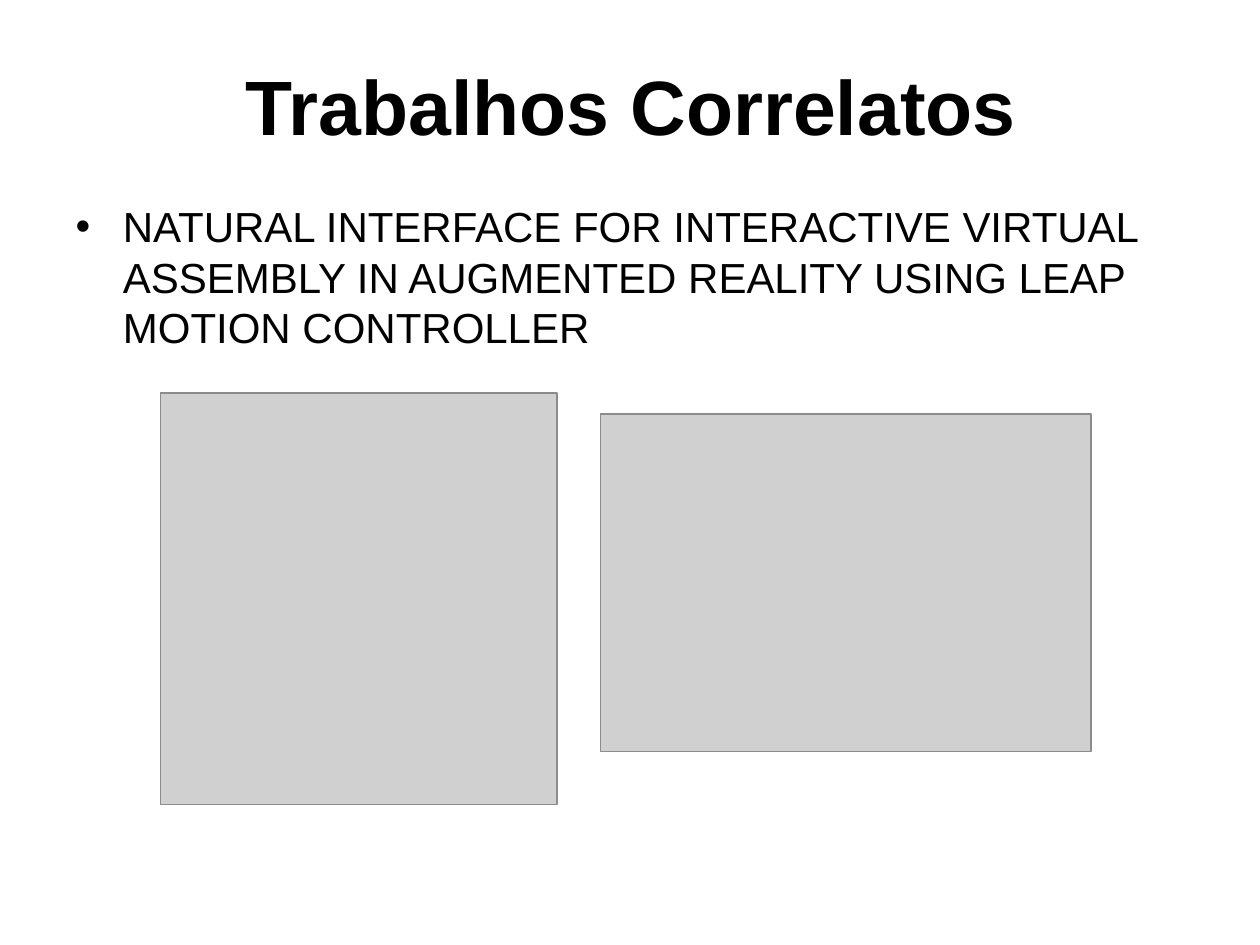
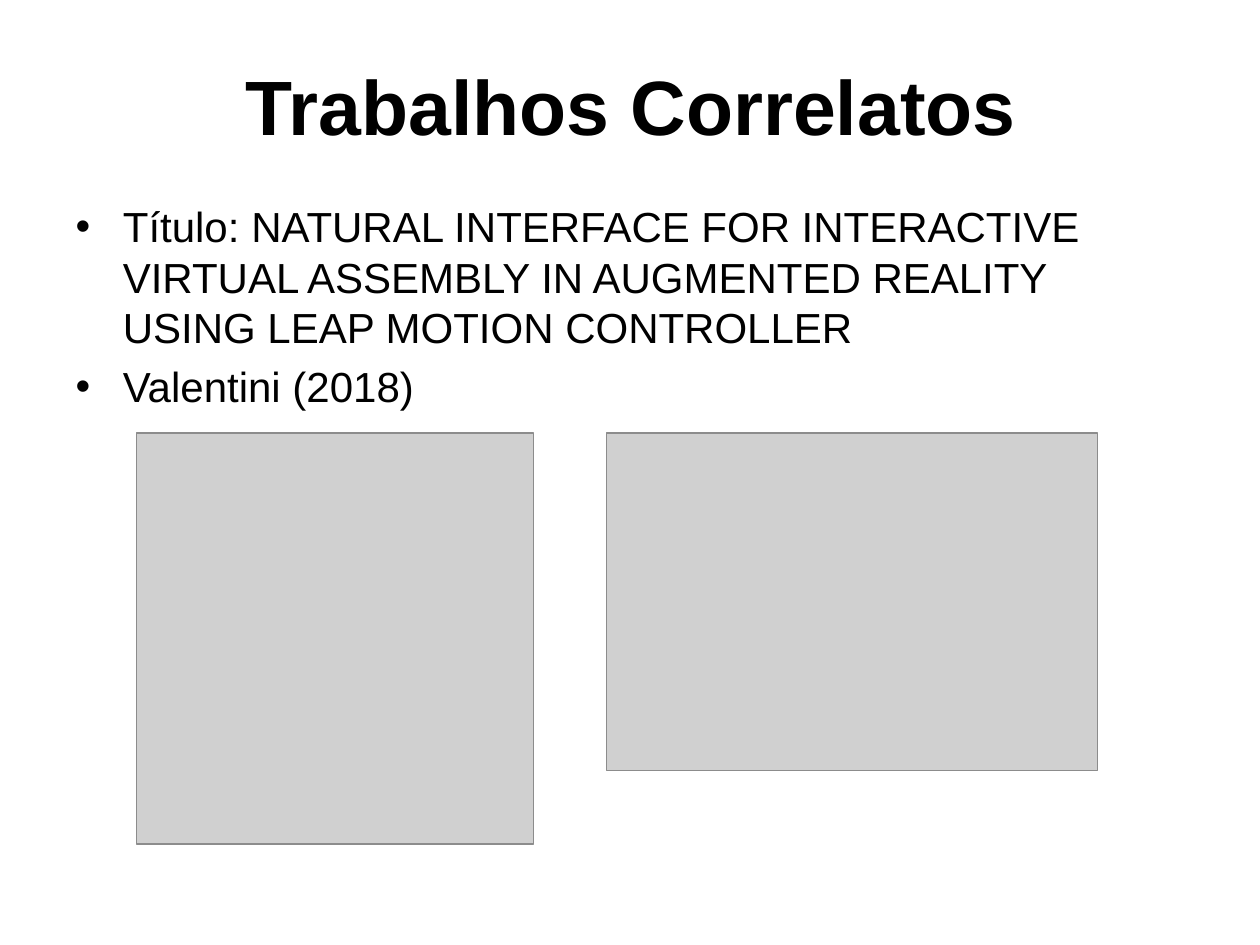
Before and after one commit to gcgfurb/tcc_JulioVicenteBrych, a slide deck: slide 9 of _julio/ApresentaçãoTCC-Julio_Vicente_Brych.pptx. Drawn at 1260x945 pixels with LibreOffice and Linux fonts; fonts in the diff are those of the drawing; grey boxes stand for pictures; background and template pictures are left out. Boxes give left, top, right and bottom in pixels: in the first picture for what was removed or moved away, otherwise in the second. Text is boxed around its words. In the diff, an @@ line names an element or a change of style, - is before the commit and + after.

```diff
--- a/_julio/ApresentaçãoTCC-Julio_Vicente_Brych.pptx
+++ b/_julio/ApresentaçãoTCC-Julio_Vicente_Brych.pptx
@@ text at [123, 211, 1080, 411]: text changed @@
-• NATURAL INTERFACE FOR INTERACTIVE VIRTUAL ASSEMBLY IN AUGMENTED REALITY USING LEAP MOTION CONTROLLER
+• Título: NATURAL INTERFACE FOR INTERACTIVE VIRTUAL ASSEMBLY IN AUGMENTED REALITY USING LEAP MOTION CONTROLLER
+• Valentini (2018)
@@ picture: place and size @@
-picture at [160, 393, 557, 804]
+picture at [136, 433, 533, 844]
@@ picture: place and size @@
-picture at [600, 415, 1091, 752]
+picture at [606, 433, 1097, 771]
```
Also in this commit, not shown: 10 other slides changed, 1 slide added.
